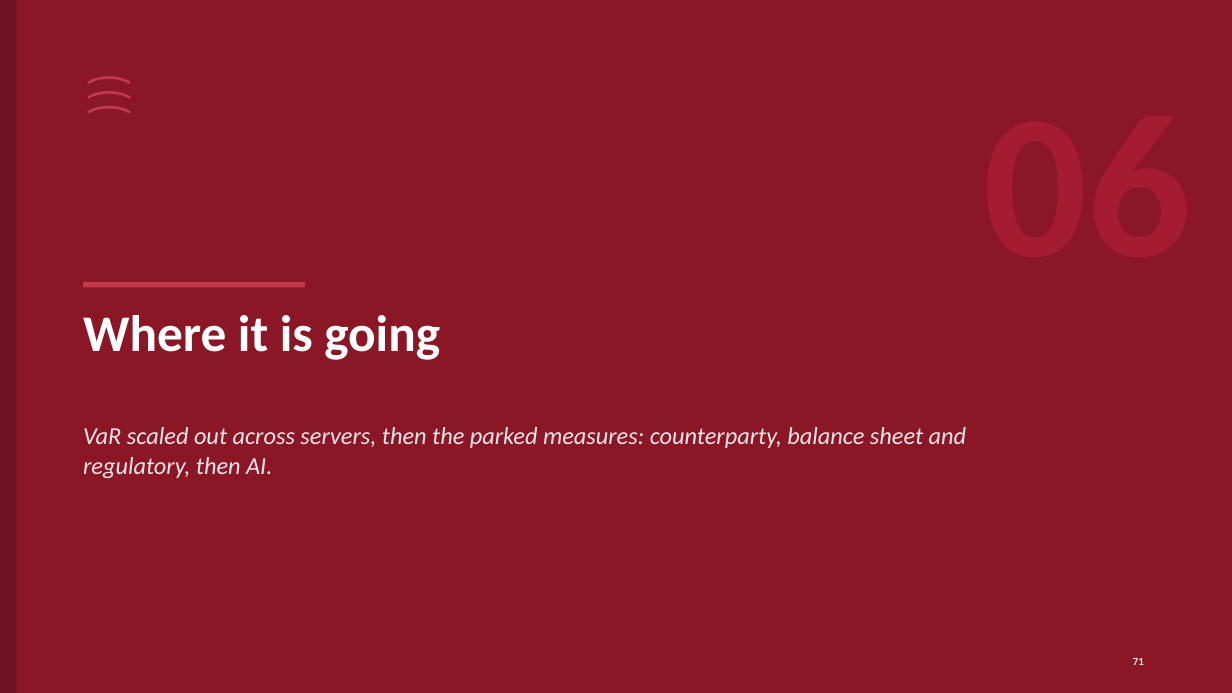
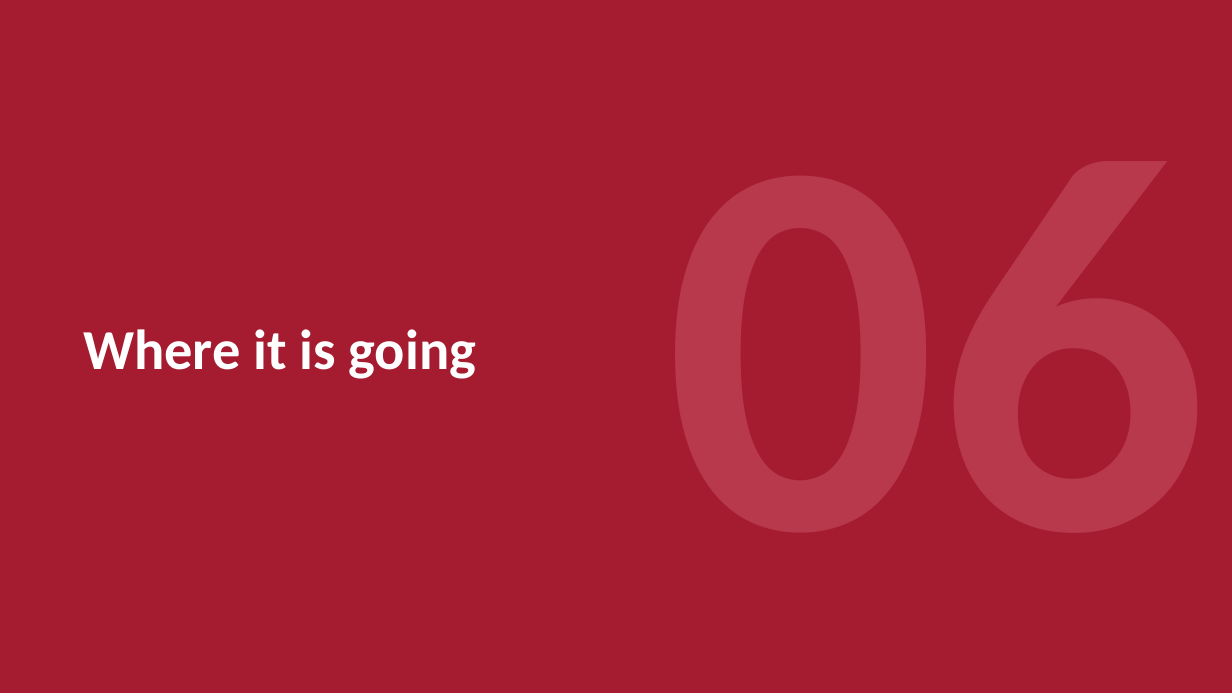
Before and after one commit to ajsinha/drishti, a slide deck: slide 71 of docs/publications/Drishti-Design-and-Evidence.pptx. Drawn at 1232x693 pixels with LibreOffice and Linux fonts; fonts in the diff are those of the drawing. Boxes give left, top, right and bottom in pixels: in the first picture for what was removed or moved away, otherwise in the second. Text is boxed around its words. In the diff, an @@ line names an element or a change of style, - is before the commit and + after.

```diff
--- a/docs/publications/Drishti-Design-and-Evidence.pptx
+++ b/docs/publications/Drishti-Design-and-Evidence.pptx
@@ rectangle added at [0, 0, 1232, 693], fill #A51C30 @@
@@ arc (boxed as its full ellipse) removed at [83, 78, 135, 104] @@
@@ arc (boxed as its full ellipse) removed at [83, 92, 135, 118] @@
@@ arc (boxed as its full ellipse) removed at [83, 107, 135, 133] @@
@@ text "Where it is going": place and size @@
-text "Where it is going" at [83, 315, 440, 360]
+text "Where it is going" at [83, 329, 476, 379]
@@ text "Where it is going" at [83, 329, 476, 379]: size 40 to 44 pt; vertical alignment top to middle @@
@@ rectangle removed at [83, 282, 305, 287] @@
@@ text removed at [83, 427, 967, 478] @@
-VaR scaled out across servers, then the parked measures: counterparty, balance sheet and regulatory, then AI.
@@ page number removed at [1133, 658, 1144, 665] @@
-71
```
Also in this commit, not shown: 5 other slides changed, 5 other files.
